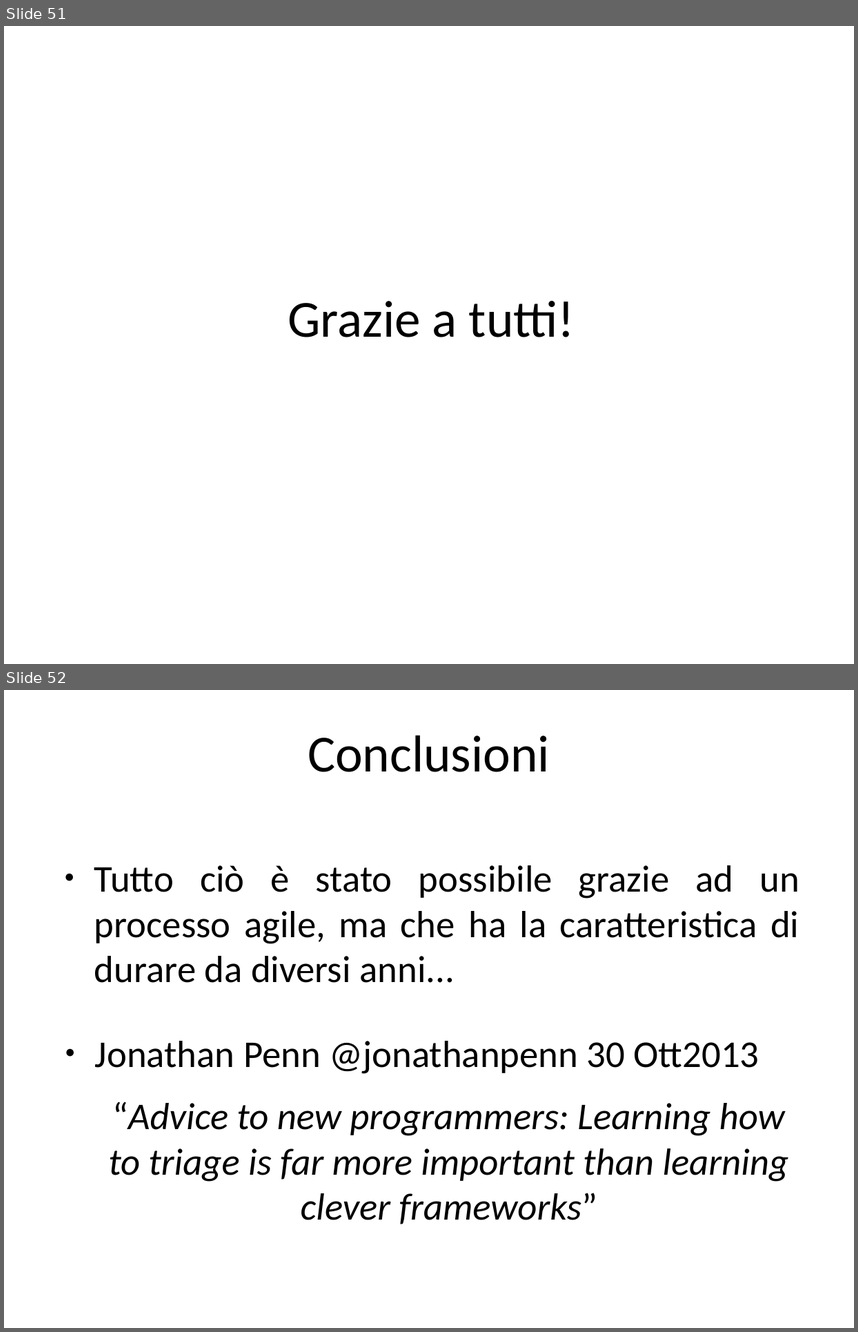
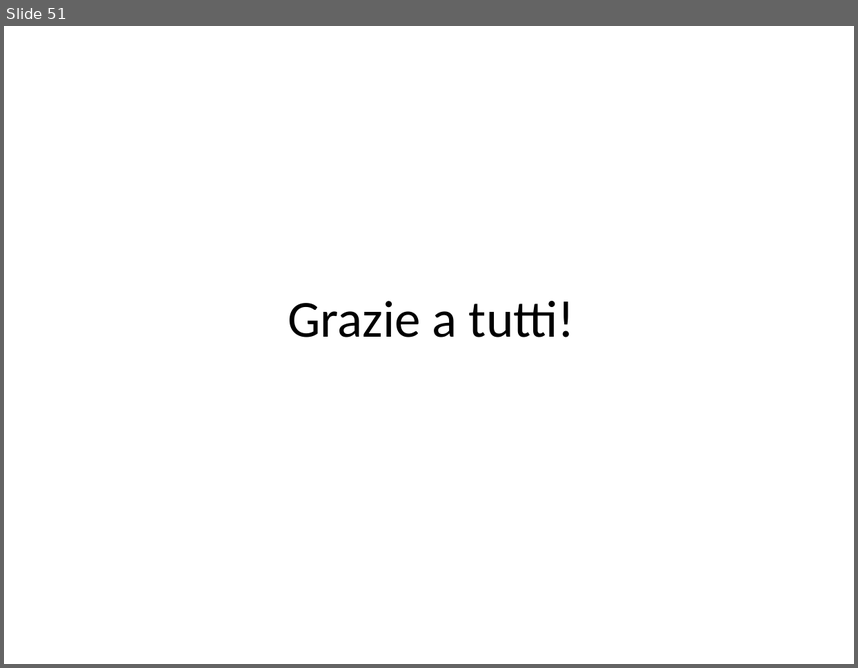
Before and after one commit to guidop/IAD13, a slide deck: La salute del software.odp. Shown one above the other, each under a label of ours: slides 51 and 52 before the commit, slide 51 after it. The pictures are 858x1332 and 858x668 pixels, drawn with LibreOffice and Linux fonts; fonts in the diff are those of the drawing. Boxes give left, top, right and bottom in pixels: in the first picture for what was removed or moved away, otherwise in the second. Text is boxed around its words. In the diff, an @@ line names an element or a change of style, - is before the commit and + after.

```diff
--- a/La salute del software.odp
+++ b/La salute del software.odp
@@ slide 52 removed at <box>4,690,854,1328</box>, background #FFFFFF @@
@@ title removed at <box>308,735,550,772</box> @@
-Conclusioni
@@ text removed at <box>94,865,799,983</box> @@
-● Tutto ciò è stato possibile grazie ad un processo agile, ma che ha la caratteristica di durare da diversi anni...
@@ text removed at <box>95,1041,789,1224</box> @@
-● Jonathan Penn @jonathanpenn 30 Ott2013
-“Advice to new programmers: Learning how to triage is far more important than learning clever frameworks”
```
Also in this commit, not shown: 1 slide changed, 1 other slide removed.
